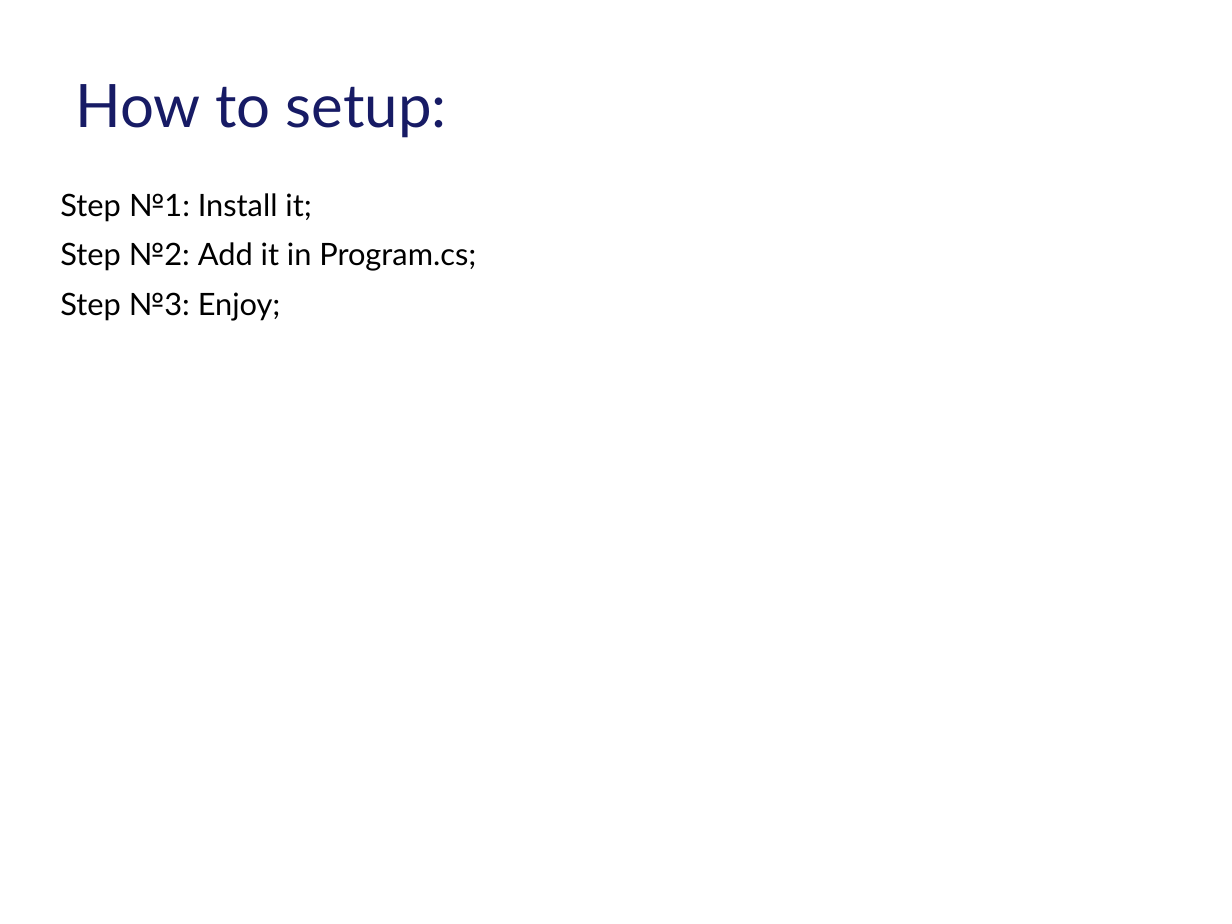
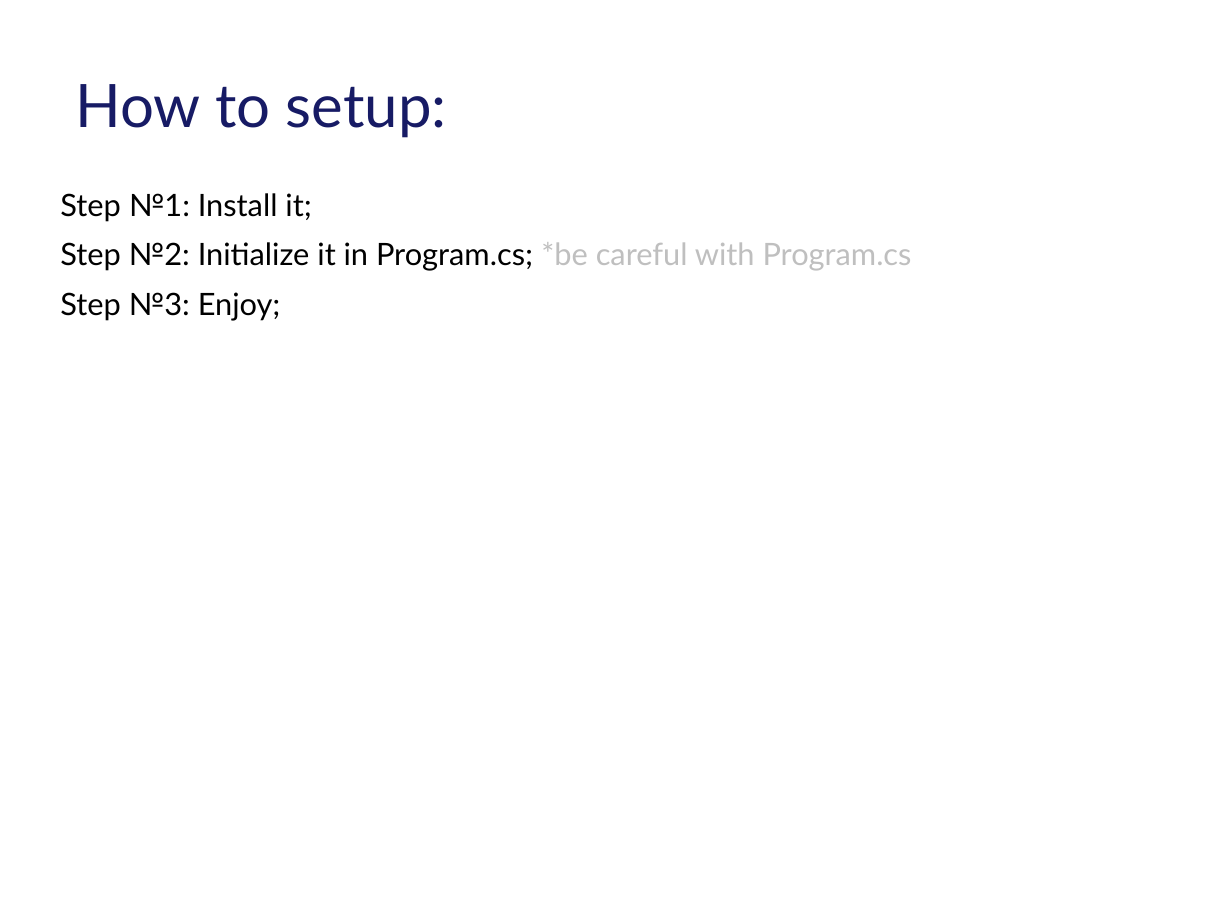
Before and after one commit to tarasiscom/Lv-273, a slide deck: slide 11 of education/Exception_Handling_In_Core_Puhach_Ivan.pptx. Drawn at 1232x924 pixels with LibreOffice and Linux fonts; fonts in the diff are those of the drawing; background and template pictures are left out. Boxes give left, top, right and bottom in pixels: in the first picture for what was removed or moved away, otherwise in the second. Text is boxed around its words. In the diff, an @@ line names an element or a change of style, - is before the commit and + after.

```diff
--- a/education/Exception_Handling_In_Core_Puhach_Ivan.pptx
+++ b/education/Exception_Handling_In_Core_Puhach_Ivan.pptx
@@ text at (x1=60, y1=242, x2=912, y2=271): text changed @@
-Step №2: Add it in Program.cs;
+Step №2: Initialize it in Program.cs; *be careful with Program.cs
```
Also in this commit, not shown: 5 other slides changed, 1 slide added, 3 other files.
